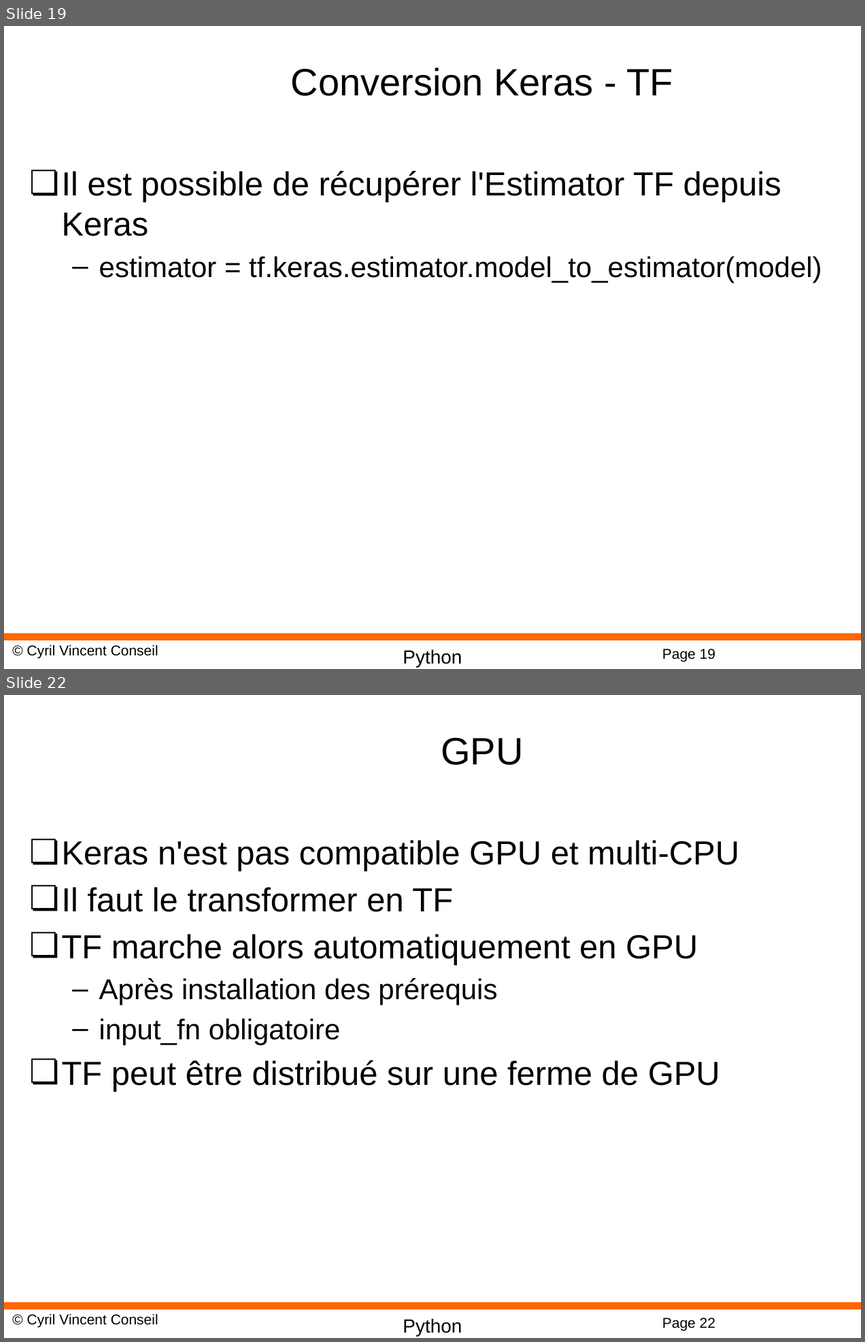
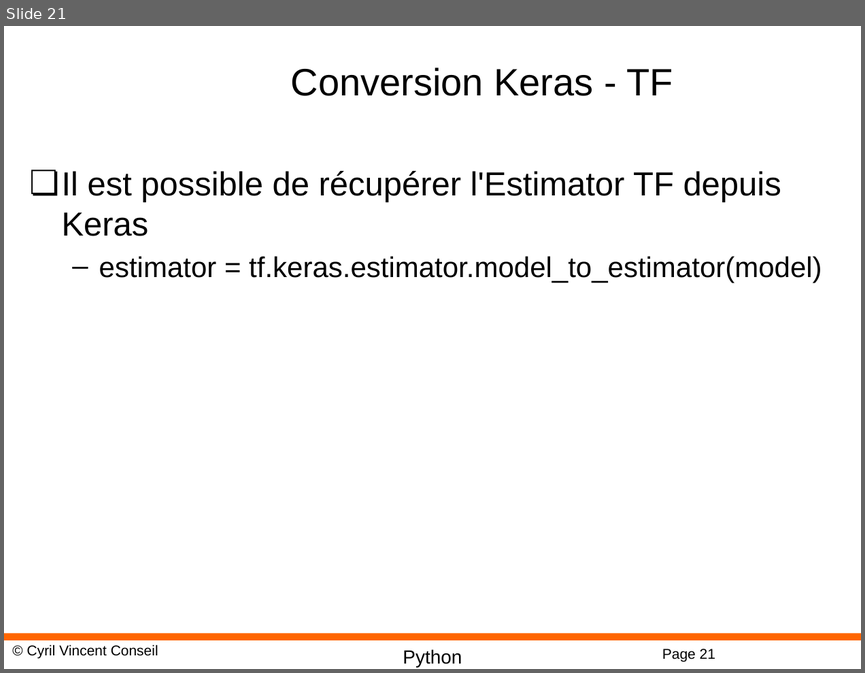
Before and after one commit to cyrilvincent/ML, a slide deck: PPT/DeepLearning25-Keras.pptx. Shown one above the other, each under a label of ours: slides 19 and 22 before the commit, slide 21 after it; the slides between them are not shown. The pictures are 865x1342 and 865x673 pixels, drawn with LibreOffice and Linux fonts; fonts in the diff are those of the drawing; background and template pictures are left out. Boxes give left, top, right and bottom in pixels: in the first picture for what was removed or moved away, otherwise in the second. Text is boxed around its words. In the diff, an @@ line names an element or a change of style, - is before the commit and + after.

```diff
--- a/PPT/DeepLearning25-Keras.pptx
+++ b/PPT/DeepLearning25-Keras.pptx
@@ slide 22 removed at bbox=[4, 695, 861, 1338], background #FFFFFF; not listed: 4 template elements that a slide beside it also shows @@
@@ title removed at bbox=[441, 738, 523, 765] @@
-GPU
@@ text removed at bbox=[62, 840, 739, 1091] @@
-❏ Keras n'est pas compatible GPU et multi-CPU
-❏ Il faut le transformer en TF
-❏ TF marche alors automatiquement en GPU
-  – Après installation des prérequis
-  – input_fn obligatoire
-❏ TF peut être distribué sur une ferme de GPU
@@ what was slide 19 is now slide 21 @@
@@ page number at bbox=[662, 648, 715, 661]: text changed @@
-Page 19
+Page 21
```
Also in this commit, not shown: 2 slides changed, 1 slide added, 5 other slides removed, 22 other files.
